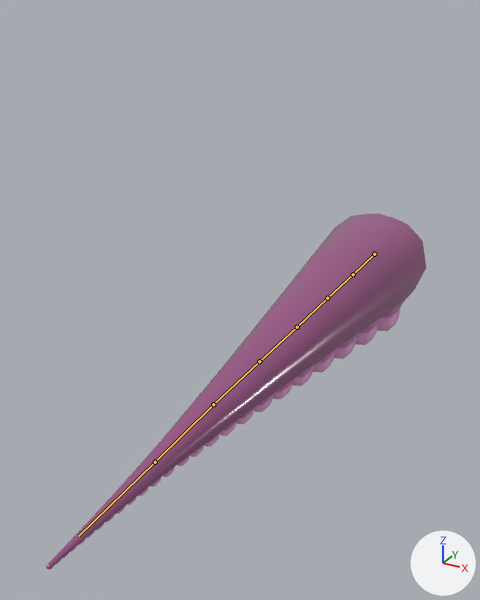
The FBX model Assets/Models/Tentacle.fbx, before and after one commit.
The view is the same before and after, from a 50 mm camera at (25.6, -85.2, 31.2) aimed at (-3.2, -32.8, 5.0). Every picture has the same lights, and +X, +Y and +Z are marked at lower right. The older version comes first. The bones that change, and the others that lie on the model, are drawn over the model as lines.
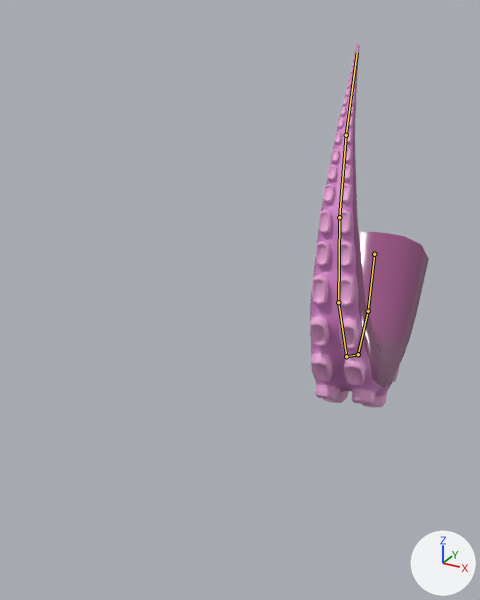
The newer file adds an action. The first version stands in its rest pose; the second is drawn at frame 6 of the action 'Armature|Attack'.

What the commit changed:
Bone 'Bone' (bone_bone) turns from (0, 0, 0) to (42, 4, -11) degrees about its own x, y and z.
Bone 'Bone.006' (bone_bone_006) turns from (0, 0, 0) to (-27, 0, 1) degrees about its own x, y and z.
Bone 'Bone.005' (bone_bone_005) turns from (0, 0, 0) to (-40, 0, 1) degrees about its own x, y and z.
Bone 'Bone.004' (bone_bone_004) turns from (0, 0, 0) to (-42, 0, 1) degrees about its own x, y and z.
Bone 'Bone.003' (bone_bone_003) turns from (0, 0, 0) to (-34, 0, 1) degrees about its own x, y and z.
Bone 'Bone.002' (bone_bone_002) turns from (0, 0, 0) to (-23, 0, 1) degrees about its own x, y and z.
Bone 'Bone.001' (bone_bone_001) turns from (0, 0, 0) to (-13, 0, 0) degrees about its own x, y and z.

Changed parts and their boxes [x1, y1, x2, y2] in the pictures (480 x 600 px):
'Cylinder.005', posed (69% narrower)
    before: [46, 214, 426, 570]
    after: [310, 44, 429, 407]
bone 'Bone', root to tip
    before: (374, 254) to (353, 274)
    after: (374, 254) to (368, 311)
bone 'Bone.006', root to tip
    before: (353, 274) to (327, 298)
    after: (368, 311) to (358, 354)
bone 'Bone.005', root to tip
    before: (327, 298) to (297, 327)
    after: (358, 354) to (346, 356)
bone 'Bone.004', root to tip
    before: (297, 327) to (259, 361)
    after: (346, 356) to (338, 302)
bone 'Bone.003', root to tip
    before: (259, 361) to (213, 404)
    after: (338, 302) to (339, 217)
bone 'Bone.002', root to tip
    before: (213, 404) to (155, 462)
    after: (339, 217) to (346, 135)
bone 'Bone.001', root to tip
    before: (155, 462) to (78, 536)
    after: (346, 135) to (357, 52)
